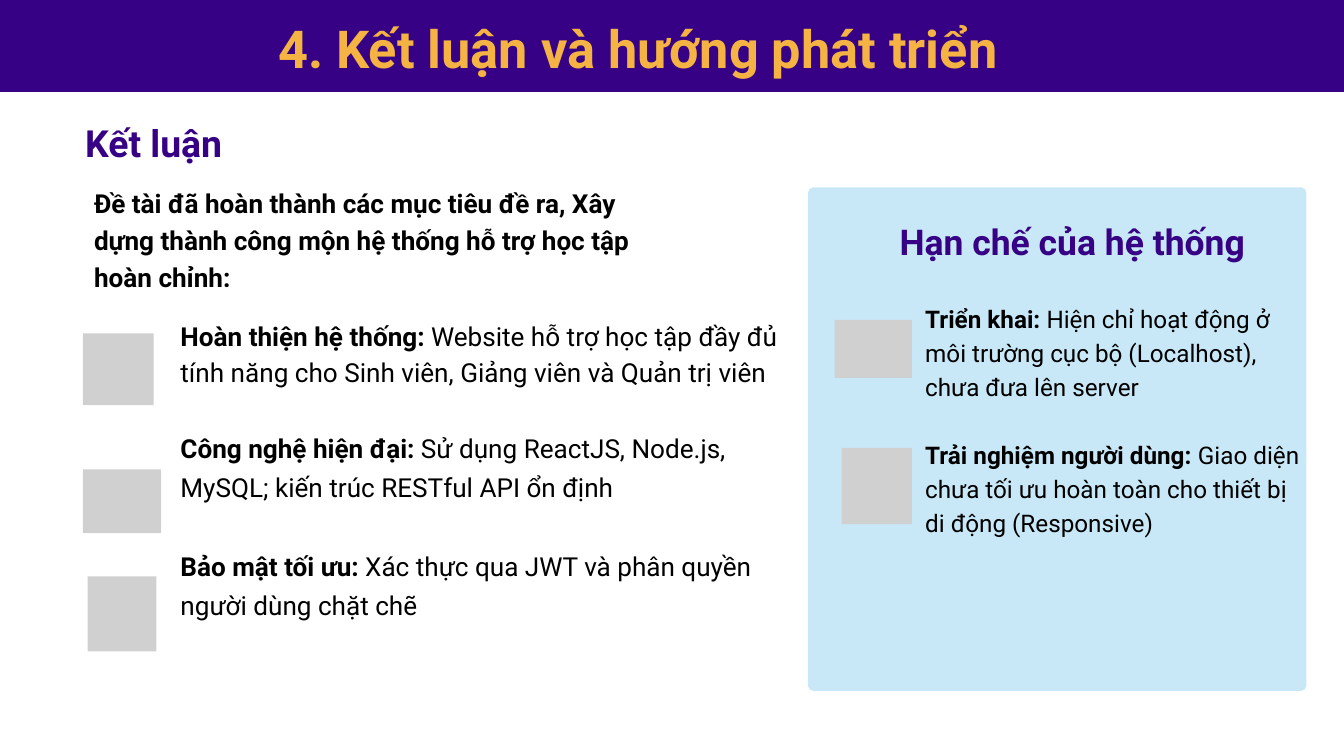
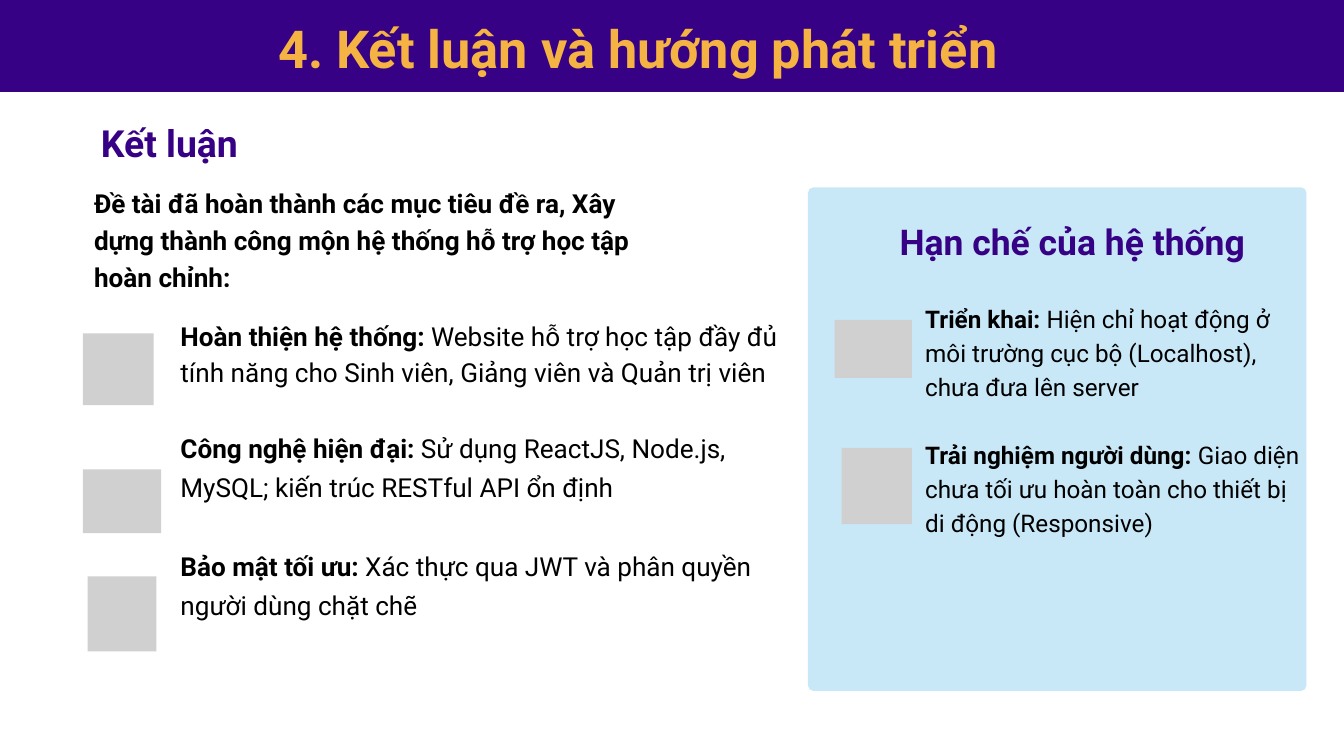
Before and after one commit to Huyle205/csn-da23ttc-letuanhuy-webhoctap-reactjs, a slide deck: slide 16 of thesis/abs/Bao cao thuyet trinh.pptx. Drawn at 1344x756 pixels with LibreOffice and Linux fonts; fonts in the diff are those of the drawing; grey boxes stand for pictures. Boxes give left, top, right and bottom in pixels: in the first picture for what was removed or moved away, otherwise in the second. Text is boxed around its words. In the diff, an @@ line names an element or a change of style, - is before the commit and + after.

```diff
--- a/thesis/abs/Bao cao thuyet trinh.pptx
+++ b/thesis/abs/Bao cao thuyet trinh.pptx
@@ text "Kết luận": place and size @@
-text "Kết luận" at <box>85,127,222,164</box>
+text "Kết luận" at <box>101,127,238,164</box>
```
Also in this commit, not shown: 12 other slides changed.
